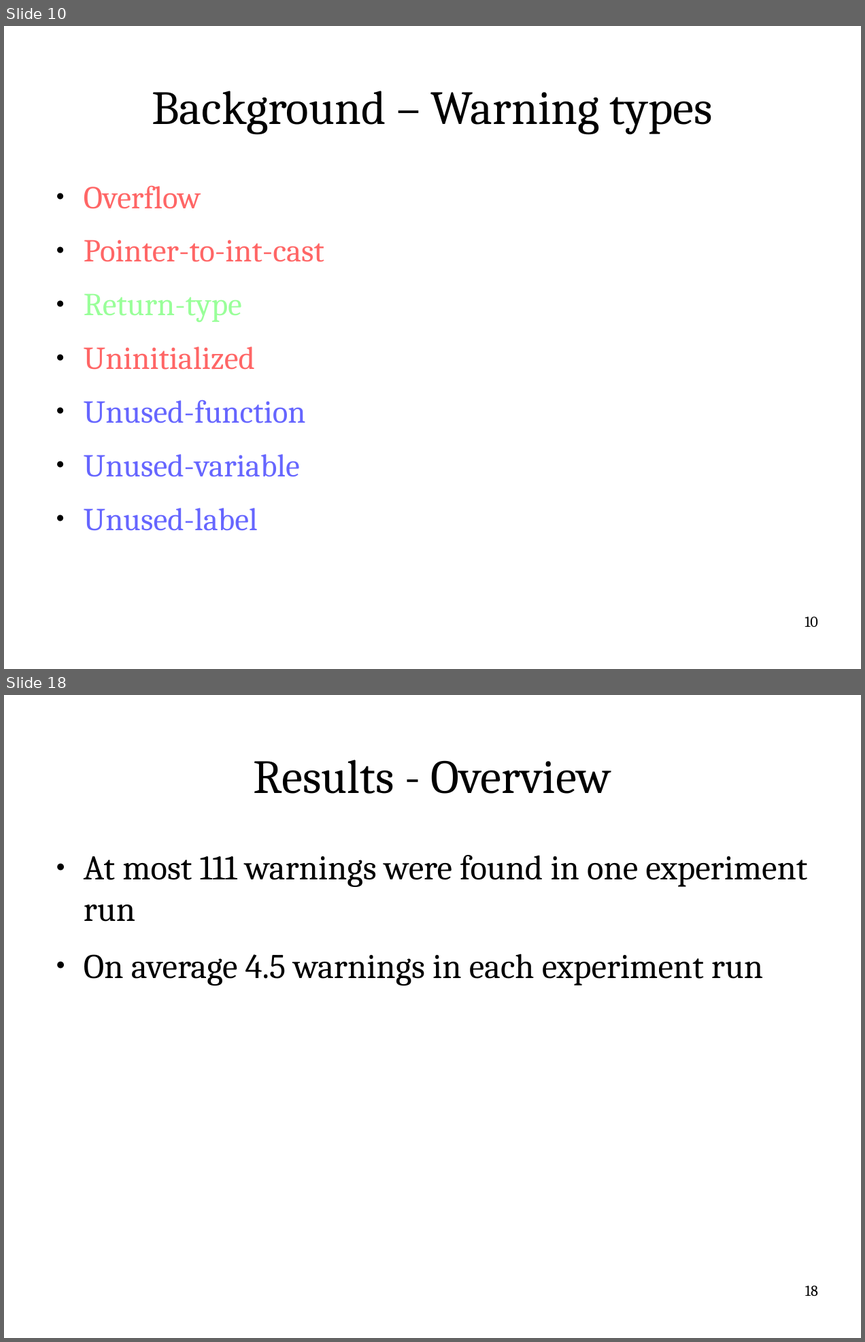
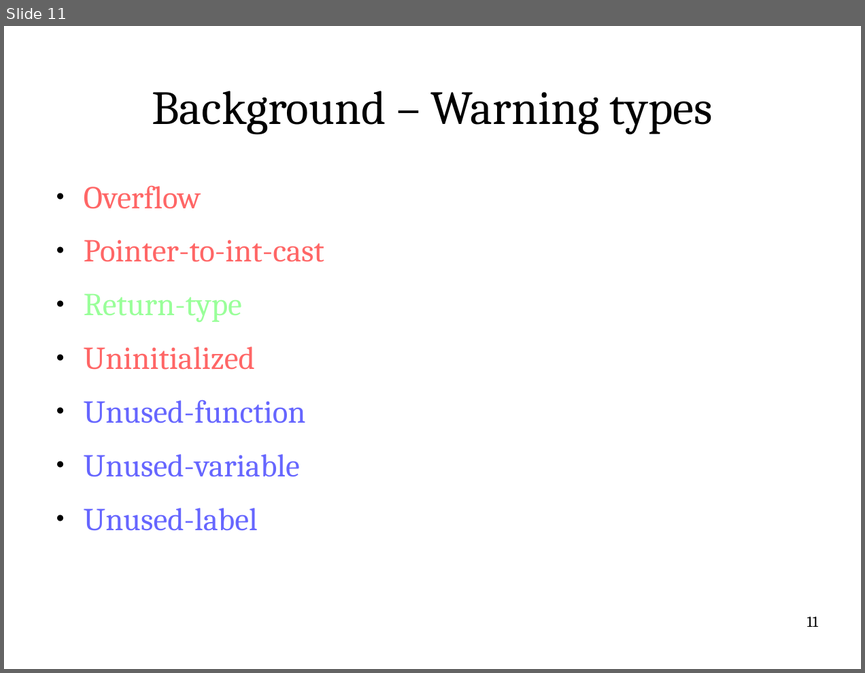
Before and after one commit to itu-square/quantify_linux_errors, a slide deck: notes/pres/pres.odp. Shown one above the other, each under a label of ours: slides 10 and 18 before the commit, slide 11 after it; the slides between them are not shown. The pictures are 865x1342 and 865x673 pixels, drawn with LibreOffice and Linux fonts; fonts in the diff are those of the drawing. Boxes give left, top, right and bottom in pixels: in the first picture for what was removed or moved away, otherwise in the second. Text is boxed around its words. In the diff, an @@ line names an element or a change of style, - is before the commit and + after.

```diff
--- a/notes/pres/pres.odp
+++ b/notes/pres/pres.odp
@@ slide 18 removed at box(4, 695, 861, 1338), background #FFFFFF @@
@@ title removed at box(254, 760, 611, 794) @@
-Results - Overview
@@ text removed at box(84, 855, 807, 985) @@
-● At most 111 warnings were found in one experiment run
-● On average 4.5 warnings in each experiment run
@@ page number removed at box(805, 1285, 818, 1295) @@
-18
@@ what was slide 10 is now slide 11 @@
@@ page number at box(807, 616, 818, 626): text changed @@
-10
+11
```
Also in this commit, not shown: 15 slides changed, 3 slides added, 1 other file.
